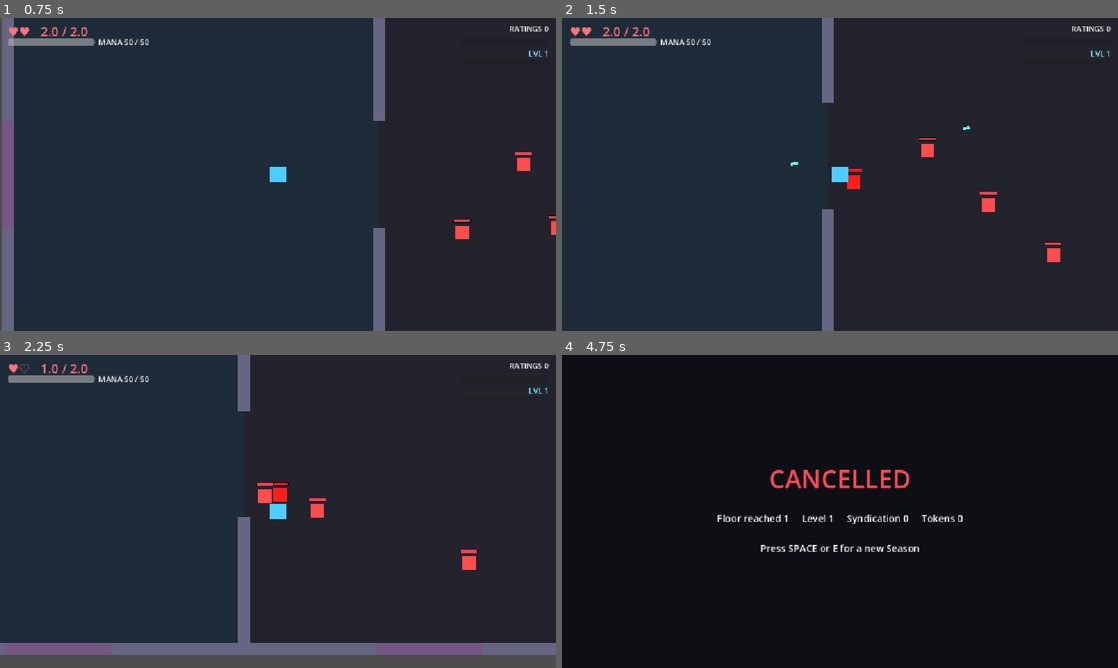
Above: before the commit, frames 1-4 (two rows, left to right).
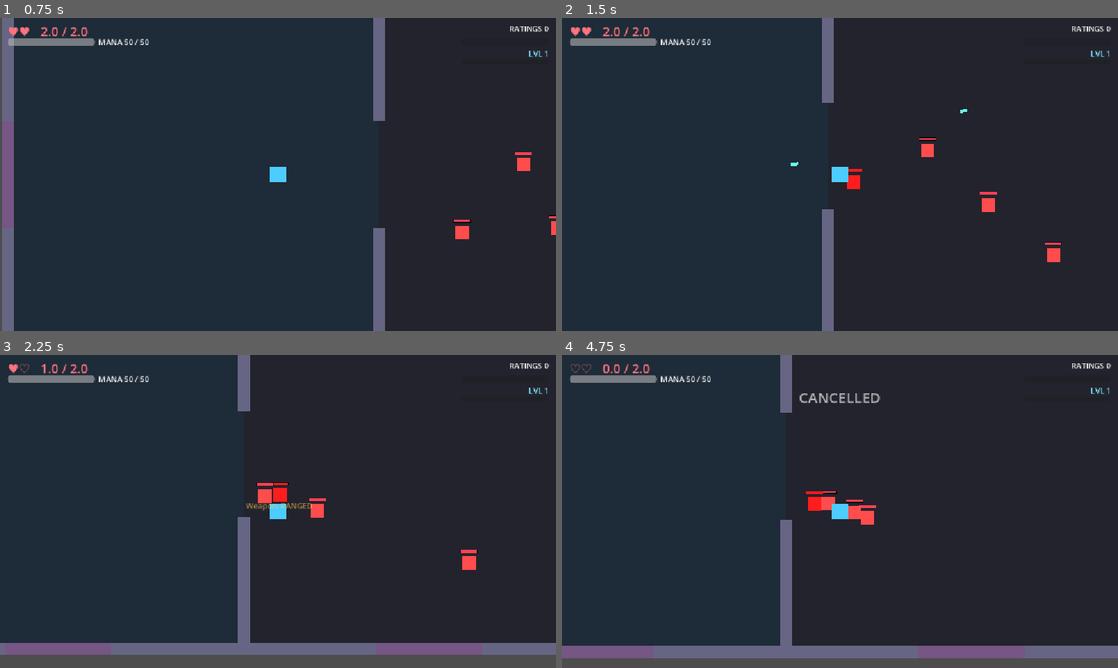
Above: after the commit, the same moments.

Repository: nderman/dungeon-grinder-cal
Game: Godot game, scene res://Floor.tscn
Two runs of this game, one before a commit and one after it. Both use one fixed random seed, a clock stepped at 60 frames per second and the inputs below.
Inputs (mouse positions are in pixels of both pictures, inside the frame that each line leads up to):
- Up to frame 1 (0.75 s): tap Enter (ui_accept) at 0.5 s; move the mouse to (400, 158) at 0.52 s; hold D (move_right) from 0.53 s (still down); hold Space (dash) from 0.53 s (still down)
- Up to frame 2 (1.5 s): tap Enter (ui_accept) at 0.77 s; click (962, 158) at 0.8 s; move the mouse to (728, 190) at 1.27 s; release D (move_right) at 1.28 s; release Space (dash) at 1.28 s; hold S (move_down) from 1.28 s (still down); click (728, 190) at 1.35 s
- Up to frame 3 (2.25 s): tap Enter (ui_accept) at 1.52 s; right-click (166, 527) at 1.55 s; move the mouse to (333, 442) at 2.02 s; release S (move_down) at 2.03 s; hold D (move_right) from 2.03 s (still down); hold Right mouse button (swap_weapon, bound only after the commi… from 2.03 s (still down)
- Up to frame 4 (4.75 s): tap Space (dash) at 2.3, 4.55 s; move the mouse to (812, 574) at 2.77 s; release D (move_right) at 2.78 s; release Right mouse button (swap_weapon, bound only after the commi… at 2.78 s; hold W (move_up) 2.78-3.53 s; tap Down (aim_down) at 2.85 s; tap Enter (ui_accept) at 3.02, 3.77, 4.52 s; click (812, 574) at 3.05 s; move the mouse to (1006, 558) at 3.52 s; hold Right mouse button (swap_weapon, bound only after the commi… 3.53-4.28 s; hold A (move_left) from 3.53 s (still down); tap Left (aim_left) at 3.6 s; move the mouse to (673, 464) at 4.27 s; tap Right (aim_right) at 4.35 s

Frame 1 is identical in both runs. In frame 2, less than 0.1% of the frame differs, in the area x 41-74%, y 29-48%; in frame 3, 0.1%; in frame 4, 99%, in the area x 0-100%, y 0-100%.

Commit message:
Wire up DEX/STR/CHA: accuracy, melee weapon mode + sweep VFX, CHA Ratings mult
All five stats now do something (per GDD §4):
- DEX: bolt accuracy (spread = 14deg - DEX*0.9 per side) + dash i-frames extend
  with DEX (+DEX*0.01s), on top of move speed.
- STR: a real melee swing -- short arc in the aim direction, damage 0.5*(1+STR*0.1)
  hearts + knockback shove 48+STR*4 px. Hit reaches the enemy's body edge (collision
  radius), so the graphic == the hit zone.
- CHA: Ratings multiplier x(1+CHA*0.02) applied to every kill + spike payout.
  (Shop prices / loot quality deferred -- no shops yet.)

Weapon modes: the primary attack button (left-click) performs the ACTIVE mode, and
right-click (swap_weapon) toggles RANGED <-> MELEE -- so a melee build never changes
which button it presses. New MeleeSwing VFX draws an art-free slash arc on each swing.

Docs: GDD §4 stat table updated with status + weapon modes; TODO seeds (inventory +
quick bar, weapon-specific stats, room variety, CON-linked regen).

Co-Authored-By: Claude Opus 4.7 (1M context) <noreply@anthropic.com>

Diff:
--- /dev/null
+++ b/game-client/components/MeleeSwing.gd
@@ -0,0 +1,43 @@
+# MeleeSwing.gd
+# Art-free melee sweep VFX: a bright slash band that arcs across the swing cone and fades.
+# Lives as a child of the attacker (drawn in local space, centred on the body). Reused —
+# call play() each swing. No textures; immediate-mode _draw, like HealthBar.
+extends Node2D
+class_name MeleeSwing
+
+var _range: float = 96.0
+var _arc: float = deg_to_rad(120.0)   # full cone the slash sweeps through
+var _facing: float = 0.0              # centre angle of the swing
+var _progress: float = 1.0            # 0→1 sweep; >=1 means finished (nothing drawn)
+
+const SWEEP_TIME := 0.18
+const BLADE_DEG := 30.0               # angular width of the bright slash band
+
+func _ready() -> void:
+	z_index = 10   # draw the slash above bodies
+
+func play(aim: Vector2, range_px: float, arc_deg: float) -> void:
+	_facing = aim.angle()
+	_range = range_px
+	_arc = deg_to_rad(arc_deg)
+	_progress = 0.0
+	var tw := create_tween()
+	tw.tween_method(_advance, 0.0, 1.0, SWEEP_TIME)
+
+func _advance(p: float) -> void:
+	_progress = p
+	queue_redraw()
+
+func _draw() -> void:
+	if _progress >= 1.0:
+		return
+	# Leading edge travels from one side of the cone to the other as progress runs 0→1.
+	var lead := _facing - _arc * 0.5 + _arc * _progress
+	var blade := deg_to_rad(BLADE_DEG)
+	var col := Color(0.8, 0.95, 1.0, (1.0 - _progress) * 0.85)
+	var pts: PackedVector2Array = [Vector2.ZERO]
+	var steps := 8
+	for i in range(steps + 1):
+		var a := lead - blade + blade * (float(i) / steps)
+		pts.append(Vector2(cos(a), sin(a)) * _range)
+	draw_colored_polygon(pts, col)
--- a/game-client/entities/player/Player.gd
+++ b/game-client/entities/player/Player.gd
@@ -26,11 +26,35 @@
 @export var fire_cooldown: float = 0.25
 var _can_fire: bool = true
 
+# Melee (STR): a short, strong close-range swing — you must close the gap to use it.
+# Both the damage and the knockback shove scale with STR.
+@export var melee_cooldown: float = 0.5
+const MELEE_RANGE := 96.0
+const MELEE_ARC_DEG := 120.0
+const MELEE_BASE_DMG := 0.5         # hearts, before STR scaling
+const MELEE_DMG_PER_STR := 0.1      # STR 10 → ×2.0 = 1.0 heart
+const MELEE_KNOCK_BASE := 48.0      # px shove on hit
+const MELEE_KNOCK_PER_STR := 4.0    # STR 10 → +40px
+var _can_melee: bool = true
+var _melee_fx: MeleeSwing            # reused sweep VFX, created on spawn
+
+# Weapon mode — the PRIMARY attack button performs whichever mode is active, so going
+# melee doesn't change which button you press. Right-click swaps modes.
+enum WeaponMode { RANGED, MELEE }
+var weapon_mode: WeaponMode = WeaponMode.RANGED
+
+# DEX: accuracy (bolt spread shrinks as DEX rises) + dash i-frames (extend with DEX).
+const MAX_SPREAD_DEG := 14.0
+const SPREAD_PER_DEX := 0.9         # DEX ≈ 16 → near-zero spread
+const DASH_IFRAME_PER_DEX := 0.01   # +0.1s i-frames at DEX 10
+
 func _ready() -> void:
 	add_to_group("player")
 	_initialize_contestant()
 	# Safe-Room skill-point spends mutate the shared run-stats dict; re-derive vitals.
 	SignalBus.stat_injected.connect(_on_stat_injected)
+	_melee_fx = MeleeSwing.new()
+	add_child(_melee_fx)
 
 func _initialize_contestant() -> void:
 	if not GameManager.current_run_stats.is_empty():
@@ -70,15 +94,30 @@
 		if to_mouse.length() > 1.0:
 			aim_dir = to_mouse.normalized()
 	weapon_anchor.rotation = aim_dir.angle()
-	if Input.is_action_pressed("fire") and _can_fire:
-		_fire()
+	if Input.is_action_pressed("fire"):
+		_primary_attack()
 	move_comp.handle_movement(delta, move, base_speed)
 
 func _unhandled_input(event: InputEvent) -> void:
 	if event.is_action_pressed("dash") and _can_dash:
 		_perform_dash()
+	elif event.is_action_pressed("swap_weapon"):
+		_swap_weapon()
 	elif event.is_action_pressed("nano"):
 		execute_nano_magic("glitch_bolt")
+
+# The primary attack button fires the ACTIVE weapon mode (each mode self-gates on its
+# own cooldown), so a melee build keeps the same button — it just swings instead of shoots.
+func _primary_attack() -> void:
+	if weapon_mode == WeaponMode.MELEE:
+		if _can_melee:
+			_melee_attack()
+	elif _can_fire:
+		_fire()
+
+func _swap_weapon() -> void:
+	weapon_mode = WeaponMode.RANGED if weapon_mode == WeaponMode.MELEE else WeaponMode.MELEE
+	SignalBus.toast.emit("Weapon: " + ("MELEE" if weapon_mode == WeaponMode.MELEE else "RANGED"), global_position)
 
 func _perform_dash() -> void:
 	_is_dashing = true
@@ -89,8 +128,12 @@
 		dir = aim_dir
 	move_comp.execute_dash(dir)
 	await get_tree().create_timer(dash_duration).timeout
+	_is_dashing = false
+	# DEX extends the i-frame window past the dash movement (GDD: DEX → dash i-frames).
+	var extra := int(current_stats["DEX"]) * DASH_IFRAME_PER_DEX
+	if extra > 0.0:
+		await get_tree().create_timer(extra).timeout
 	health_comp.set_invulnerable(false)
-	_is_dashing = false
 	await get_tree().create_timer(dash_cooldown).timeout
 	_can_dash = true
 
@@ -116,6 +159,45 @@
 	await get_tree().create_timer(fire_cooldown).timeout
 	_can_fire = true
 
+# A STR-scaled melee swing (the primary attack while in MELEE mode) — a short arc in the
+# aim direction that hits hard and shoves survivors back. High risk (in their face), high reward.
+func _melee_attack() -> void:
+	_can_melee = false
+	var str_stat := int(current_stats["STR"])
+	var dmg := MELEE_BASE_DMG * (1.0 + str_stat * MELEE_DMG_PER_STR)
+	var knock := MELEE_KNOCK_BASE + str_stat * MELEE_KNOCK_PER_STR
+	var cos_half := cos(deg_to_rad(MELEE_ARC_DEG * 0.5))
+	for e in get_tree().get_nodes_in_group("enemies"):
+		if not (e is CharacterBody2D):
+			continue
+		var to_e: Vector2 = e.global_position - global_position
+		var dist := to_e.length()
+		if dist <= 0.0:
+			continue
+		# Reach the enemy's body edge, not just its centre, so the blade connects with
+		# anything the sweep visibly overlaps (graphic == hit zone).
+		if dist - _enemy_radius(e) > MELEE_RANGE:
+			continue
+		if aim_dir.dot(to_e / dist) < cos_half:
+			continue   # outside the swing arc
+		var hc := e.get_node_or_null("HealthComponent") as HealthComponent
+		if hc:
+			hc.take_damage(dmg)
+		if is_instance_valid(e):
+			e.global_position += (to_e / dist) * knock   # shove back
+	SignalBus.spell_cast.emit("Melee", global_position)   # SFX / feedback hook
+	_melee_fx.play(aim_dir, MELEE_RANGE, MELEE_ARC_DEG)   # the visible sweep
+	await get_tree().create_timer(melee_cooldown).timeout
+	_can_melee = true
+
+# Radius of an enemy's circular collision shape (0 if none) — lets melee reach the body
+# edge rather than only the centre.
+func _enemy_radius(e: Node) -> float:
+	var cs := e.get_node_or_null("CollisionShape2D")
+	if cs is CollisionShape2D and cs.shape is CircleShape2D:
+		return (cs.shape as CircleShape2D).radius
+	return 0.0
+
 func _cast_effect(effect_type: String, damage: float) -> void:
 	match effect_type:
 		"projectile":
@@ -127,4 +209,10 @@
 	var bolt := BOLT_SCENE.instantiate()
 	get_tree().current_scene.add_child(bolt)
 	bolt.global_position = weapon_anchor.global_position
-	bolt.setup(aim_dir, damage)
+	bolt.setup(_spread_dir(), damage)
+
+# DEX → accuracy: low DEX scatters shots within a cone; high DEX fires near-true.
+func _spread_dir() -> Vector2:
+	var dex := int(current_stats["DEX"])
+	var half := deg_to_rad(maxf(0.0, MAX_SPREAD_DEG - dex * SPREAD_PER_DEX))
+	return aim_dir.rotated(randf_range(-half, half))
--- a/game-client/project.godot
+++ b/game-client/project.godot
@@ -99,6 +99,11 @@
 "events": [Object(InputEventKey,"resource_local_to_scene":false,"resource_name":"","device":-1,"window_id":0,"alt_press …(190 unchanged characters)…
 ]
 }
+swap_weapon={
+"deadzone": 0.5,
+"events": [Object(InputEventMouseButton,"resource_local_to_scene":false,"resource_name":"","device":-1,"window_id":0,"alt_pressed":false,"shift_pressed":false,"ctrl_pressed":false,"meta_pressed":false,"button_mask":0,"position":Vector2(0, 0),"global_position":Vector2(0, 0),"factor":1.0,"button_index":2,"canceled":false,"pressed":false,"double_click":false,"script":null)
+]
+}
 
 [rendering]
 
--- a/game-client/scripts/autoloads/GameManager.gd
+++ b/game-client/scripts/autoloads/GameManager.gd
@@ -20,6 +20,12 @@
 const SPEED_DEMON_KILLS := 3       # kills within the window → Speed Demon
 const SPEED_DEMON_WINDOW := 2.0    # seconds
 const KILLS_PER_BOX := 6           # every Nth kill drops a Crowd Pleaser box (grind reward)
+
+# CHA → Ratings generation: the audience-appeal stat multiplies every Ratings payout.
+const CHA_RATINGS_PER := 0.02      # +2% Ratings per CHA point (CHA 10 → +20%)
+
+func _cha_mult() -> float:
+	return 1.0 + int(current_run_stats.get("CHA", 0)) * CHA_RATINGS_PER
 
 # --- RUN STATE ---
 var current_floor: int = 1
@@ -61,7 +67,7 @@
 # Every kill pays Ratings — the AUDIENCE rail (drives loot drops + fan/sponsor boxes).
 # Character growth rides the separate XP rail (see add_xp); shops will use Gold.
 func _on_enemy_cancelled(_loc: Vector2, ratings_earned: int) -> void:
-	run_ratings += ratings_earned
+	run_ratings += int(round(ratings_earned * _cha_mult()))   # CHA boosts the audience payout
 	rating_changed.emit(run_ratings)
 	_track_kill()
 
@@ -128,7 +134,7 @@
 	if not SPIKE_TABLE.has(type):
 		return  # Non-payout spikes (e.g. TELEGRAPH_START, CANCELLED) are handled elsewhere.
 	var payout: Dictionary = SPIKE_TABLE[type]
-	run_ratings += int(payout["ratings"])
+	run_ratings += int(round(payout["ratings"] * _cha_mult()))   # CHA boosts the audience payout
 	hype_meter += float(payout["hype"])
 	rating_changed.emit(run_ratings)
 	_check_hype_thresholds()
Not shown, added: game-client/components/MeleeSwing.gd.uid
Not shown, changed: docs/GDD.md
Not shown, changed: docs/TODO.md
